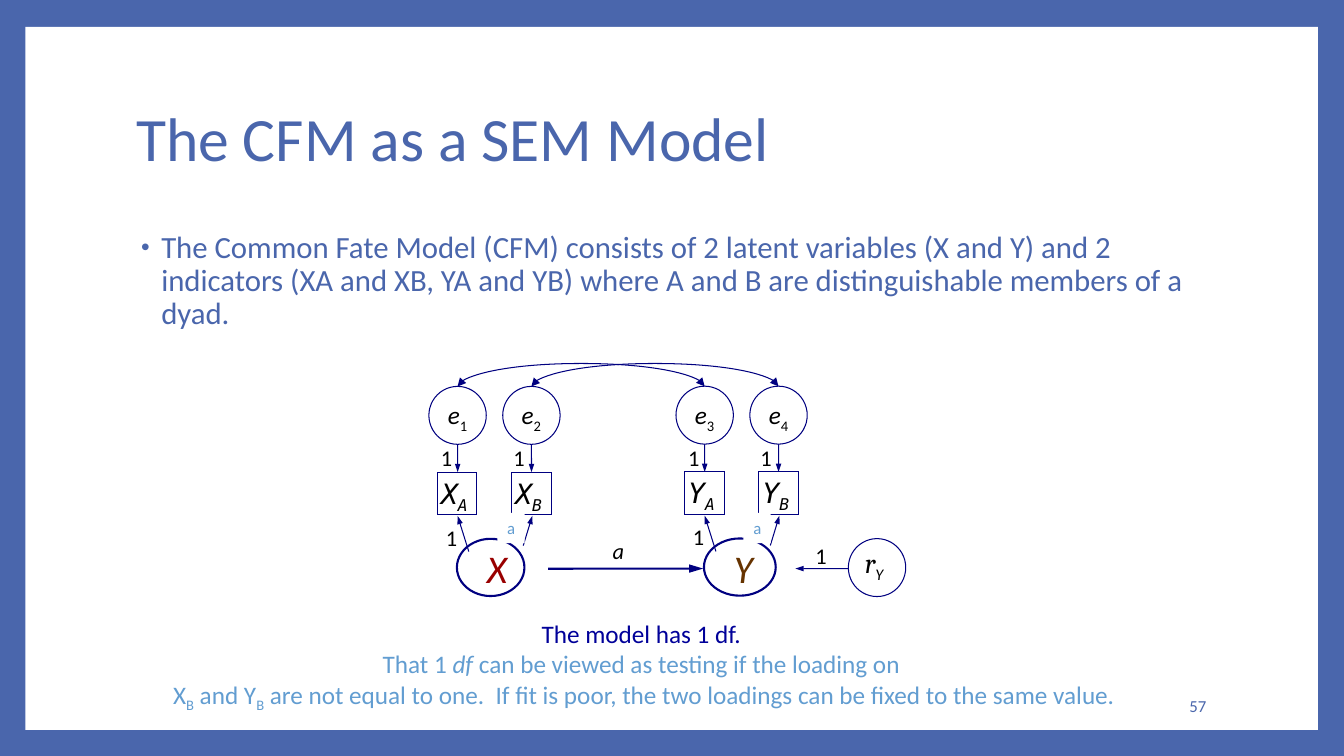
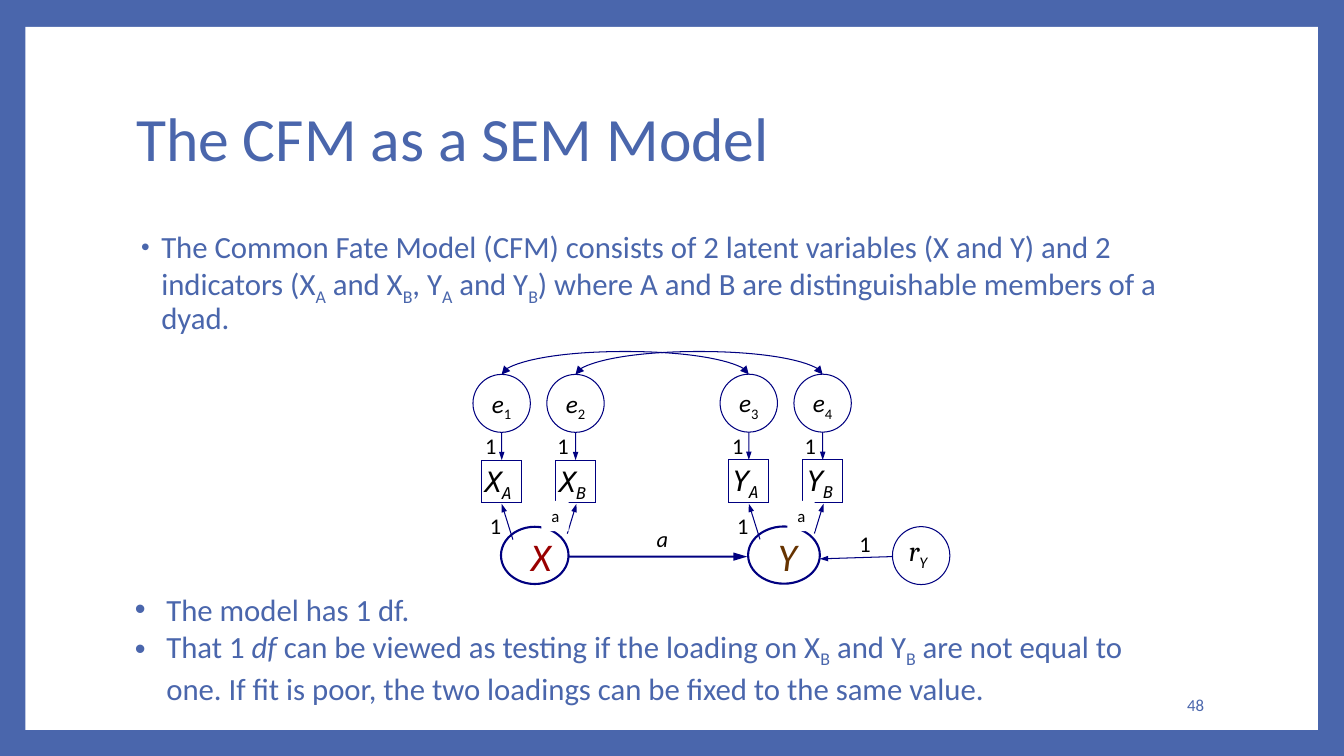
Before and after one commit to RandiLGarcia/2day-dyad-workshop, a slide deck: slide 48 of Day 2/Lecture Slides/Day 2 Slides.pptx (slide 57 before the commit). Drawn at 1344x756 pixels with LibreOffice and Linux fonts; fonts in the diff are those of the drawing. Boxes give left, top, right and bottom in pixels: in the first picture for what was removed or moved away, otherwise in the second. Text is boxed around its words. In the diff, an @@ line names an element or a change of style, - is before the commit and + after.

```diff
--- a/Day 2/Lecture Slides/Day 2 Slides.pptx
+++ b/Day 2/Lecture Slides/Day 2 Slides.pptx
@@ text "The Common Fate Model (CFM) ..." at box(161, 235, 1156, 334): now subscript in "(XA XB, YA YB)" @@
@@ 15 texts, 8 arrows, 7 ellipses, 4 rectangles, 2 curved double arrows: place and size @@
-15 texts, 8 arrows, 7 ellipses, 4 rectangles, 2 curved double arrows at box(430, 361, 926, 597)
+15 texts, 8 arrows, 7 ellipses, 4 rectangles, 2 curved double arrows at box(473, 349, 970, 585)
@@ text "a" at box(551, 514, 559, 522): text colour #629DD1 to #000000 @@
@@ text "a" at box(797, 514, 805, 522): text colour #629DD1 to #000000 @@
@@ arrow moved from (548, 569) - (704, 569) to (569, 557) - (747, 557) @@
@@ arrow moved from (849, 569) - (796, 569) to (892, 557) - (820, 559) @@
@@ text "The model has 1 df.": place and size @@
-text "The model has 1 df." at box(200, 625, 1114, 709)
+text "The model has 1 df." at box(166, 599, 1122, 706)
@@ text at box(166, 599, 409, 621): size 18 to 22 pt, text colour #000099 to #4A66AC in "The model has 1 df."; alignment centre to left; bullet none to • @@
@@ text at box(166, 636, 1122, 706): text changed; size 18 to 22 pt; text colour #629DD1 to #4A66AC @@
-That 1 df can be viewed as testing if the loading on
-XB and YB are not equal to one. If fit is poor, the two loadings can be fixed to the same value.
+• That 1 df can be viewed as testing if the loading on XB and YB are not equal to one. If fit is poor, the two loadings can be fixed to the same value.
@@ page number at box(1187, 699, 1204, 711): text changed @@
-57
+48
```
Also in this commit, not shown: 17 other slides changed, 8 slides removed, 7 other files.
